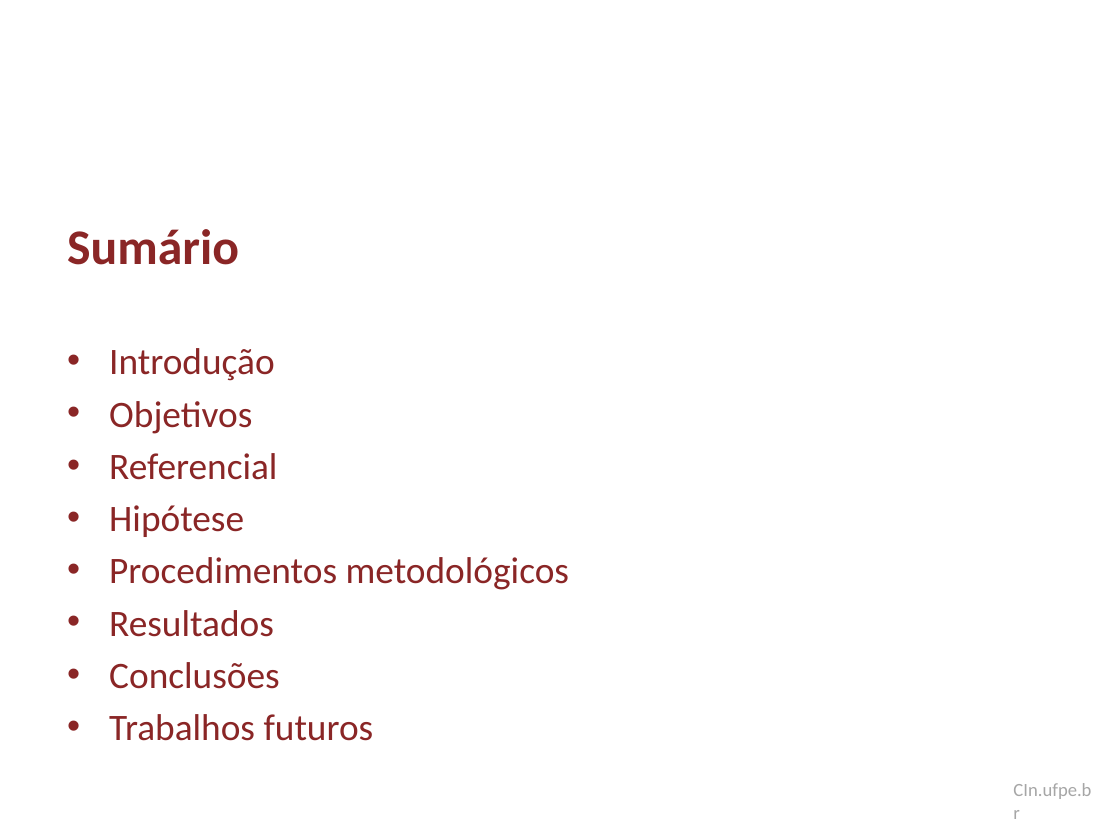
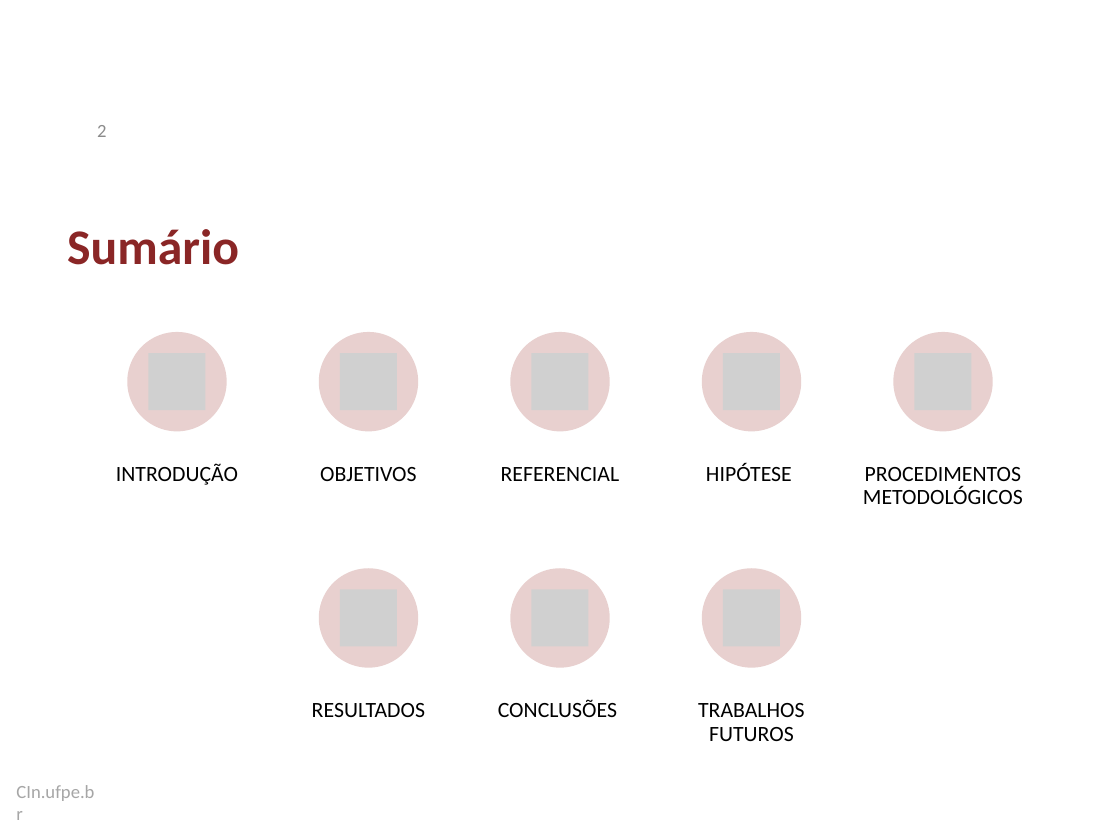
Before and after one commit to dan1lo/doutoradoR, a slide deck: slide 2 of apresentacao doutorado.pptx. Drawn at 1120x840 pixels with LibreOffice and Linux fonts; fonts in the diff are those of the drawing; grey boxes stand for pictures; background and template pictures are left out. Boxes give left, top, right and bottom in pixels: in the first picture for what was removed or moved away, otherwise in the second. Text is boxed around its words. In the diff, an @@ line names an element or a change of style, - is before the commit and + after.

```diff
--- a/apresentacao doutorado.pptx
+++ b/apresentacao doutorado.pptx
@@ page number added at (x1=97, y1=125, x2=106, y2=137), 12 pt, text #8C8C8C @@
+2
@@ text removed at (x1=109, y1=348, x2=569, y2=741) @@
-• Introdução
-• Objetivos
-• Referencial
-• Hipótese
-• Procedimentos metodológicos
-• Resultados
-• Conclusões
-• Trabalhos futuros
@@ group added at (x1=116, y1=332, x2=1023, y2=741): 8 ellipses, 8 pictures, 8 texts @@
+INTRODUÇÃO
+OBJETIVOS
+REFERENCIAL
+HIPÓTESE
+PROCEDIMENTOS METODOLÓGICOS
+RESULTADOS
+CONCLUSÕES
+TRABALHOS FUTUROS
@@ text "CIn.ufpe.br" moved from (x1=1013, y1=783, x2=1091, y2=799) to (x1=16, y1=785, x2=94, y2=801) @@
```
Also in this commit, not shown: 98 other slides changed, 3 slides added, 4 slides removed, 1 other file.
